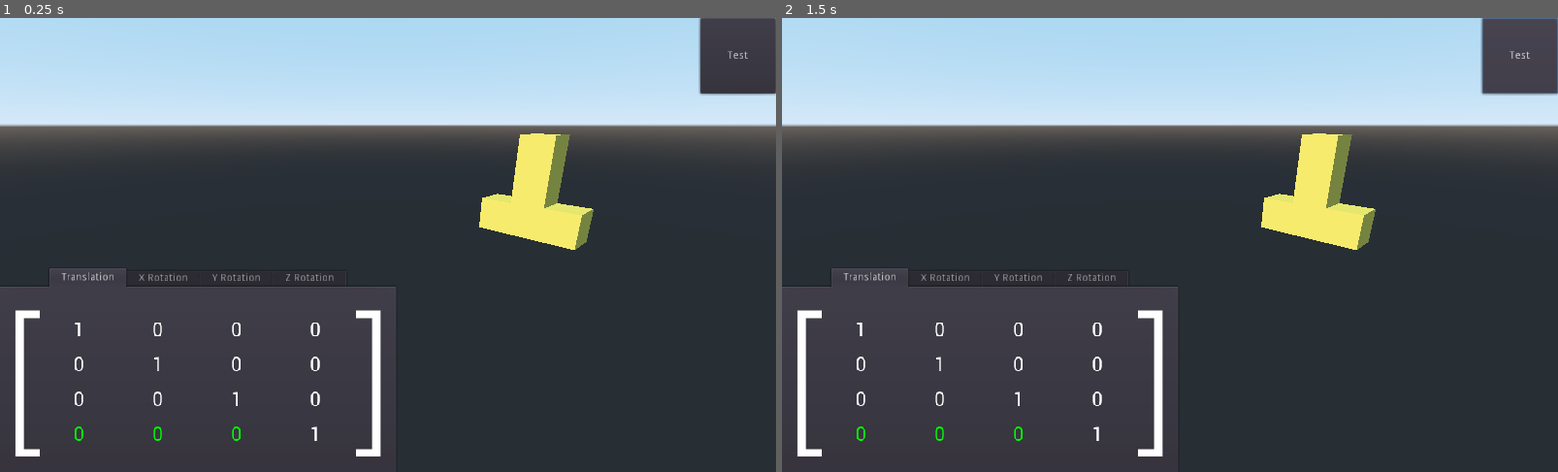
Above: before the commit, frames 1-2 (left to right).
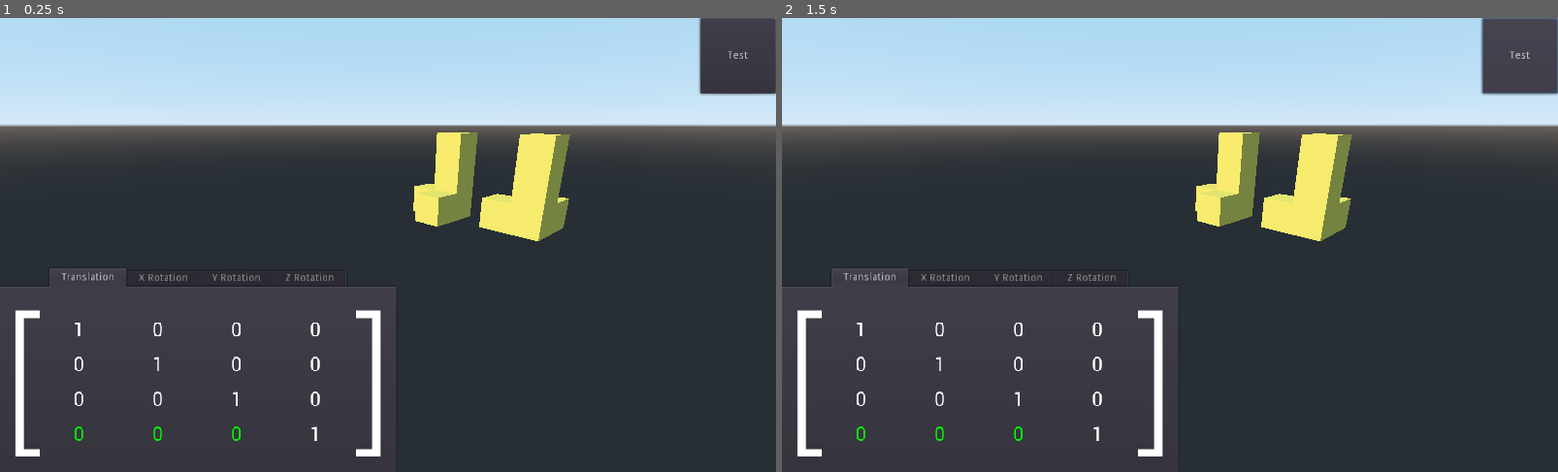
Above: after the commit, the same moments.

Repository: AngelOnFira/math-for-game-dev
Game: Godot game, scene res://Scenes/Main.tscn
Same seed, same stepped clock (60 frames per second), same inputs: the game is played once before the commit and once after it.
Inputs:
- Up to frame 1 (0.25 s): no input
- Up to frame 2 (1.5 s): click "Test" at 0.5 s; click "Test" at 1.25 s

The runs differ from the first frame. In frame 1, 1.8% of the frame differs, in the area x 53-77%, y 25-52%; in frame 2, 1.8%.
Error before the commit: Invalid call. Nonexistent 'Transform' constructor. (res://Scripts/Main.gd:43)
Error after the commit: Invalid call. Nonexistent 'Transform' constructor. (res://Scripts/Main.gd:75)

Commit message:
Comparing angles

Diff:
--- a/assignment-1/Scenes/Main.tscn
+++ b/assignment-1/Scenes/Main.tscn
@@ -1,8 +1,7 @@
-[gd_scene load_steps=6 format=2]
+[gd_scene load_steps=5 format=2]
 
 [ext_resource path="res://Scripts/Main.gd" type="Script" id=1]
-[ext_resource path="res://Scenes/Piece.tscn" type="PackedScene" id=2]
-[ext_resource path="res://Scenes/Matrix.tscn" type="PackedScene" id=3]
+[ext_resource path="res://Scenes/Matrix.tscn" type="PackedScene" id=2]
 
 [sub_resource type="SpatialMaterial" id=1]
 
@@ -11,10 +10,6 @@
 
 [node name="Spatial" type="Spatial"]
 script = ExtResource( 1 )
-
-[node name="Piece" parent="." instance=ExtResource( 2 )]
-
-[node name="Pieces" type="Spatial" parent="."]
 
 [node name="Camera" type="Camera" parent="."]
 transform = Transform( 0.724533, 0.238896, -0.646514, 0, 0.93801, 0.346608, 0.68924, -0.251129, 0.679619, -10, 2.746, 4 )
--- a/assignment-1/Scripts/Main.gd
+++ b/assignment-1/Scripts/Main.gd
@@ -1,15 +1,34 @@
 extends Spatial
+
+onready var piece = preload("res://Scenes/Piece.tscn")
+var change_occured = false
 
 # Called when the node enters the scene tree for the first time.
 func _ready():
-	pass # Replace with function body.
+	var move_piece = piece.instance()
+	move_piece.name = "MovePiece"
+	var goal_piece = piece.instance()
+	goal_piece.name = "GoalPiece"
+
+	add_child(move_piece)
+	add_child(goal_piece)
+
+	var translation = goal_piece.get_translation()
+	translation.z = -3
+	goal_piece.rotate_y(deg2rad(90))
+	goal_piece.set_translation(translation)
 
 func _process(delta):
-	pass
+	change_occured = false
 
 func matrix_element_change(type, element, value, change):
+	if not change_occured:
+		change_occured = true
+	else:
+		return
+
 	if type == "translation":
-		var translation = $Piece.get_translation()
+		var translation = $MovePiece.get_translation()
 		if element == "x":
 			translation.x = value
 		elif element == "y":
@@ -17,28 +36,41 @@
 		elif element == "z":
 			translation.z = value
 
-		$Piece.set_translation(translation)
+		$MovePiece.set_translation(translation)
 
 	elif type == "rotate x":
-		$Piece.rotate_x(deg2rad(change))
+		$MovePiece.rotate_x(deg2rad(change))
 
 	elif type == "rotate y":
-		print(type)
-		$Piece.rotate_y(deg2rad(change))
+		$MovePiece.rotate_y(deg2rad(change))
 
 	elif type == "rotate z":
-		$Piece.rotate_z(deg2rad(change))
+		$MovePiece.rotate_z(deg2rad(change))
 
-	var parent_transform = $Piece.get_global_transform()
-	print(parent_transform.basis)
-	print(parent_transform.origin)
+#	var parent_transform = $MovePiece.get_global_transform()
+#	print(parent_transform.basis)
+#	print(parent_transform.origin)
+
+	var move_piece_transform = $MovePiece.get_global_transform()
+	var goal_piece_transform = $GoalPiece.get_global_transform()
+
+#	move_piece_transform = _clean_transform(move_piece_transform)
+#	goal_piece_transform = _clean_transform(goal_piece_transform)
+
+#	print(move_piece_transform.basis.get_euler())
+#	print("=")
+#	print(goal_piece_transform.basis.get_euler())
+#	print(" ")
+
+	if (move_piece_transform.basis.get_euler() == goal_piece_transform.basis.get_euler()):
+		print("same")
 
 
 func _on_Accept_pressed():
-	var parent_transform = $Piece.get_global_transform()
+	var parent_transform = $MovePiece.get_global_transform()
 	print(parent_transform.basis)
 	print(parent_transform.origin)
-	for child in $Piece.get_children():
+	for child in $MovePiece.get_children():
 		var child_transform = child.get_global_transform()
 		var new_child_transform = Transform(
 			parent_transform.basis.x
@@ -47,3 +79,21 @@
 
 		child.get_parent().remove_child(child)
 		$Pieces.add_child(child)
+
+func _clean_transform(transform_in):
+	transform_in.basis.x = Vector3(
+		int(transform_in.basis.x.x),
+		int(transform_in.basis.x.y),
+		int(transform_in.basis.x.z))
+
+	transform_in.basis.y = Vector3(
+		int(transform_in.basis.y.x),
+		int(transform_in.basis.y.y),
+		int(transform_in.basis.y.z))
+
+	transform_in.basis.z = Vector3(
+		int(transform_in.basis.z.x),
+		int(transform_in.basis.z.y),
+		int(transform_in.basis.z.z))
+
+	return transform_in
--- a/assignment-1/Scripts/Matrix_Element.gd
+++ b/assignment-1/Scripts/Matrix_Element.gd
@@ -36,6 +36,7 @@
 
 		if !(element in ["x", "y", "z"]):
 			for sibiling in get_parent().get_parent().theta:
-				sibiling.text = element + " " + String(value * 90)
+				sibiling.text = sibiling.element + " " + String(value * 90)
+				sibiling.get_children()[0].value = value
 		else:
 			$".".text = String(value)
--- a/assignment-1/Scripts/Piece.gd
+++ b/assignment-1/Scripts/Piece.gd
@@ -13,8 +13,8 @@
 var t_shape = [
 	[
 		[0, 0, 0],
-		[1, 2, 1],
-		[0, 0, 0],
+		[1, 2, 0],
+		[0, 1, 0],
 	],
 	[
 		[0, 0, 0],
Not shown: 4 places in assignment-1/Scenes/Main.tscn that only renumber resources
